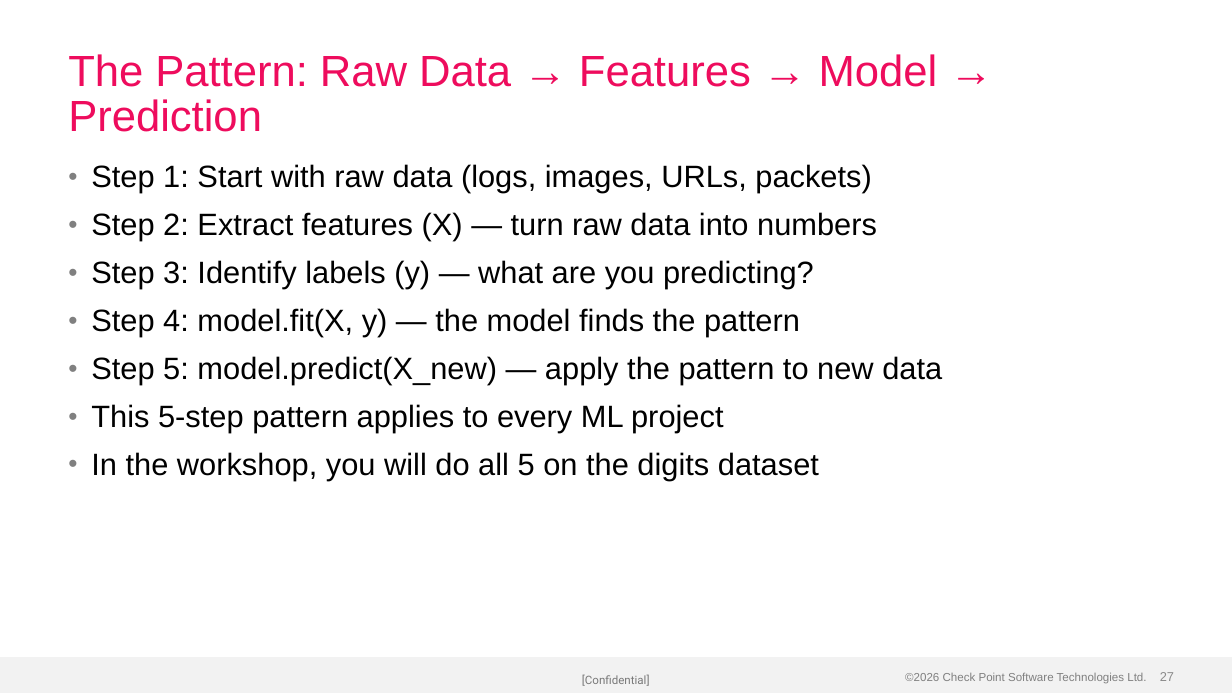
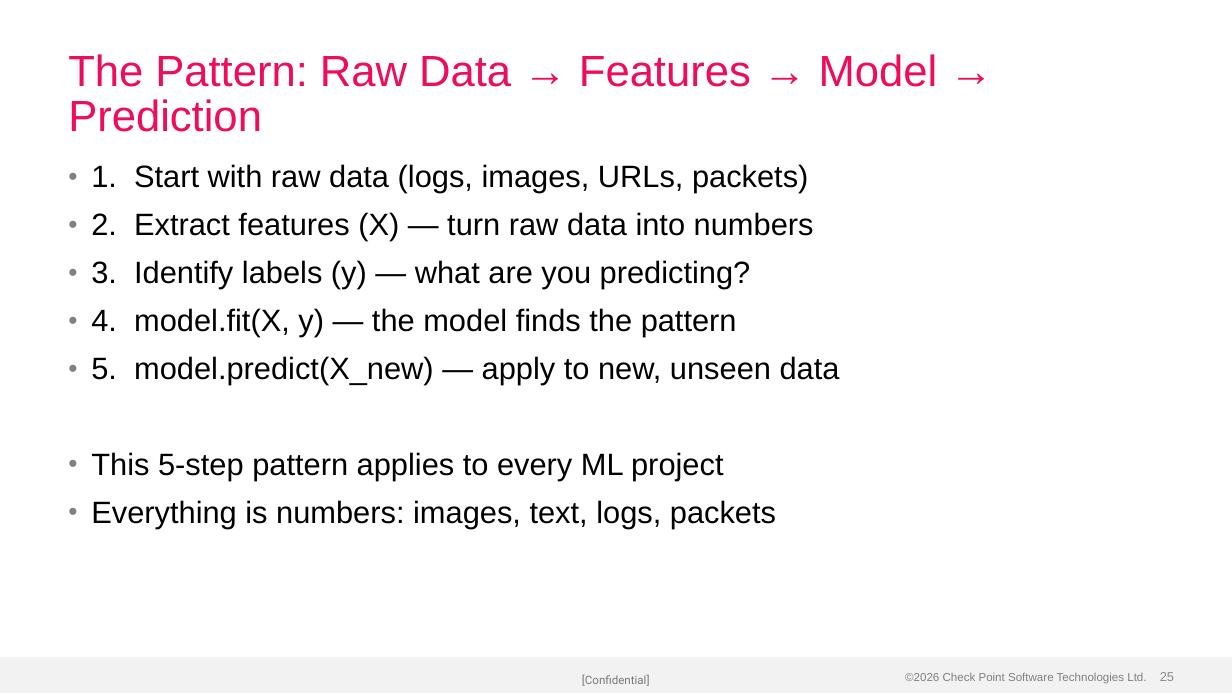
Before and after one commit to alshawwaf/ai-basic-training, a slide deck: slide 25 of stage1_classic_ml/01_what_is_ml/Lecture-1-What-is-ML.pptx (slide 27 before the commit). Drawn at 1232x693 pixels with LibreOffice and Linux fonts; fonts in the diff are those of the drawing; background and template pictures are left out. Boxes give left, top, right and bottom in pixels: in the first picture for what was removed or moved away, otherwise in the second. Text is boxed around its words. In the diff, an @@ line names an element or a change of style, - is before the commit and + after.

Commit message:
Rebuild Lecture-1 with charts, diagrams, and visual layouts
12 embedded images: training loop diagram, loss curve chart, class
imbalance comparison, ML workflow flowchart, train/test split visual,
digit grid, pixel number grid, average prototypes, three ML types cards,
features-vs-labels table, EDA checklist, Python tools cards. Uses 2-Column,
Bullets+Pull Quote, and Title Only layouts alongside standard bullets.

```diff
--- a/stage1_classic_ml/01_what_is_ml/Lecture-1-What-is-ML.pptx
+++ b/stage1_classic_ml/01_what_is_ml/Lecture-1-What-is-ML.pptx
@@ text at (91, 164, 840, 385): text changed @@
-• Step 1: Start with raw data (logs, images, URLs, packets)
-• Step 2: Extract features (X) — turn raw data into numbers
-• Step 3: Identify labels (y) — what are you predicting?
-• Step 4: model.fit(X, y) — the model finds the pattern
-• Step 5: model.predict(X_new) — apply the pattern to new data
+• 1. Start with raw data (logs, images, URLs, packets)
+• 2. Extract features (X) — turn raw data into numbers
+• 3. Identify labels (y) — what are you predicting?
+• 4. model.fit(X, y) — the model finds the pattern
+• 5. model.predict(X_new) — apply to new, unseen data
@@ text at (91, 500, 776, 528): text changed @@
-• In the workshop, you will do all 5 on the digits dataset
+• Everything is numbers: images, text, logs, packets
@@ page number at (1160, 672, 1174, 681): text changed @@
-27
+25
```
Also in this commit, not shown: 10 other slides changed, 10 slides added, 14 slides removed.
